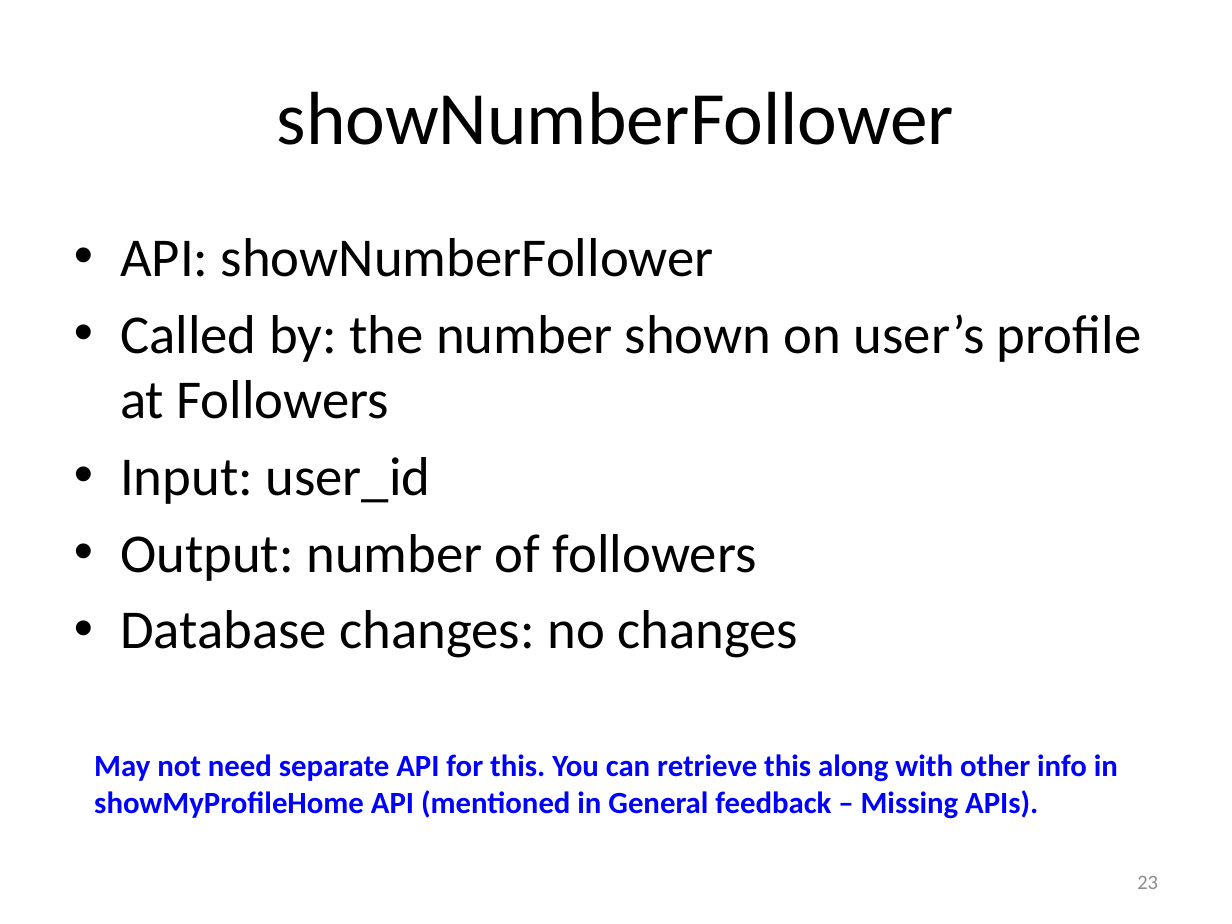
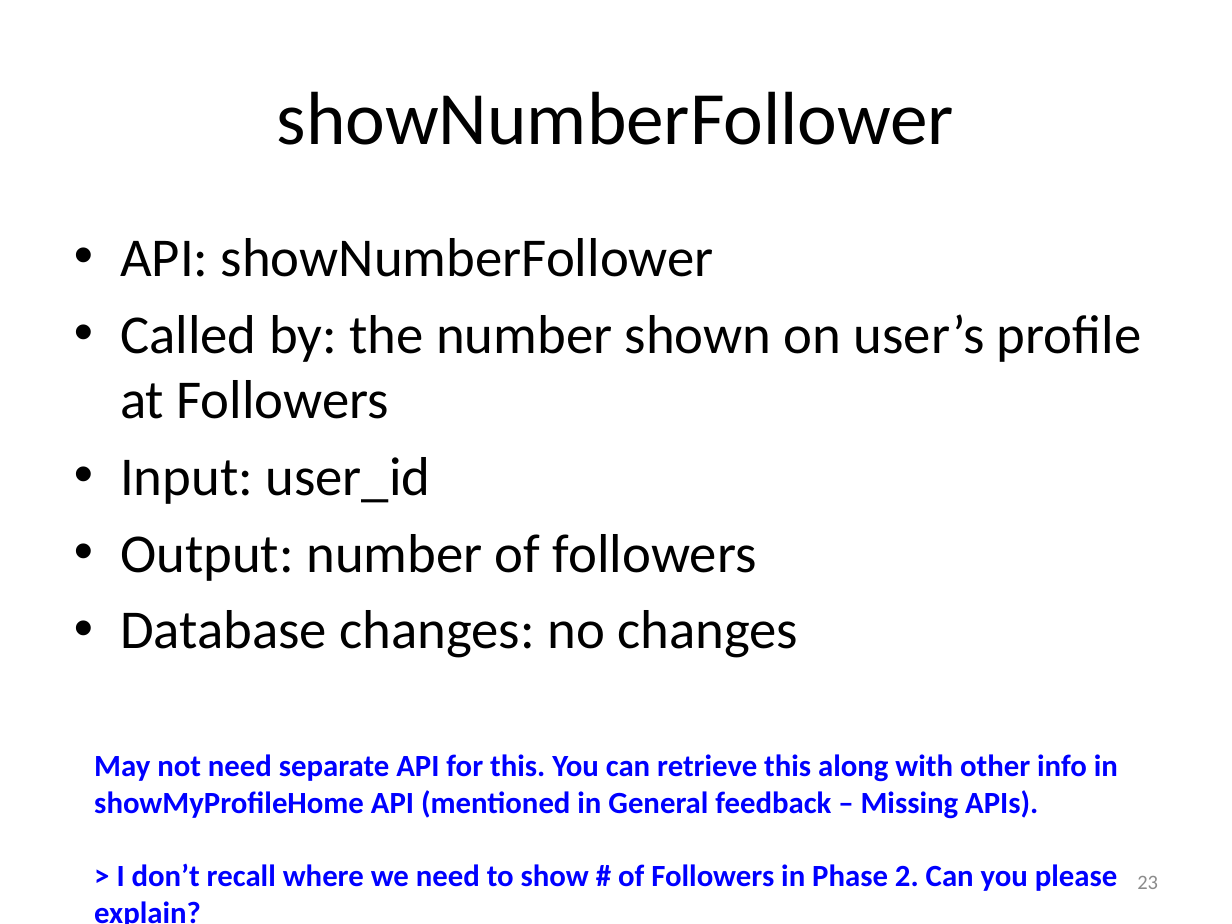
Before and after one commit to catalonia/mob, a slide deck: slide 23 of ws/WS Design Docs/API_Listing.pptx. Drawn at 1232x924 pixels with LibreOffice and Linux fonts; fonts in the diff are those of the drawing. Boxes give left, top, right and bottom in pixels: in the first picture for what was removed or moved away, otherwise in the second. Text is boxed around its words. In the diff, an @@ line names an element or a change of style, - is before the commit and + after.

```diff
--- a/ws/WS Design Docs/API_Listing.pptx
+++ b/ws/WS Design Docs/API_Listing.pptx
@@ text at (94, 863, 1117, 924): paragraph added @@
+> I don’t recall where we need to show # of Followers in Phase 2. Can you please explain?
```
Also in this commit, not shown: 8 other slides changed.
